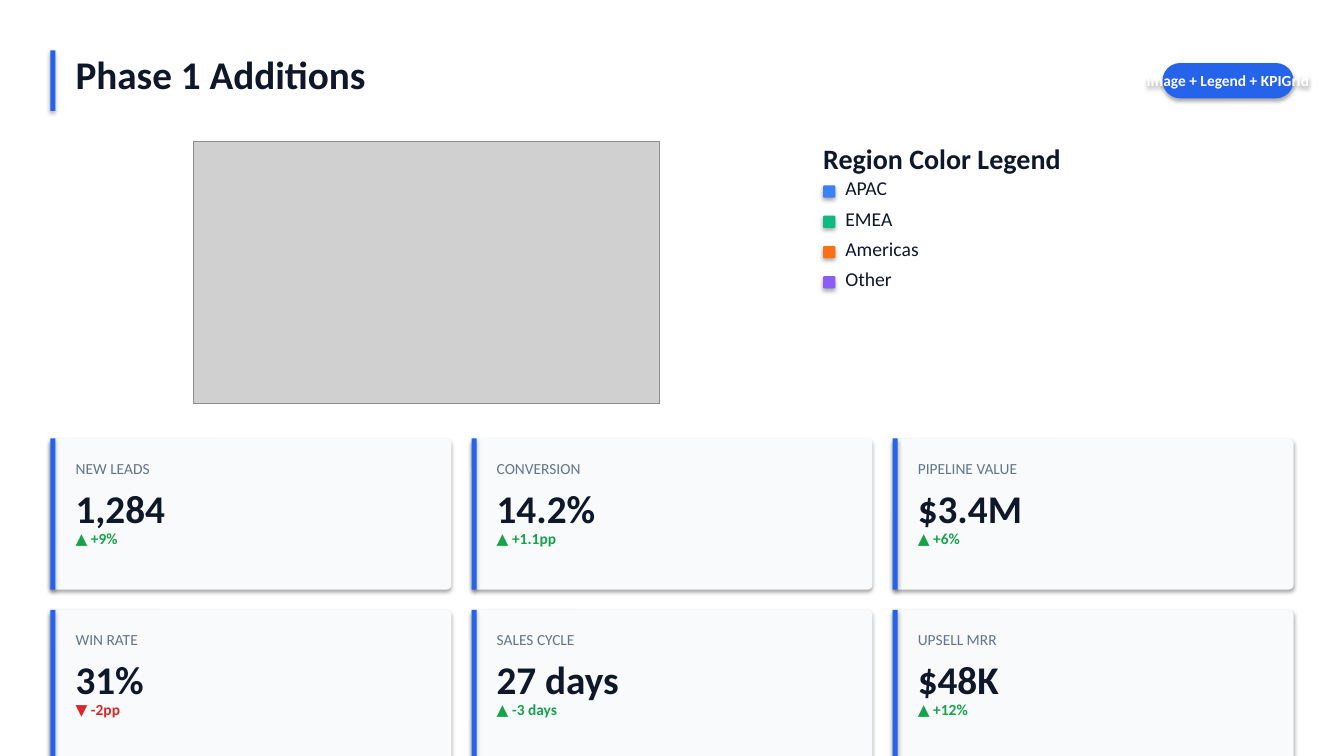
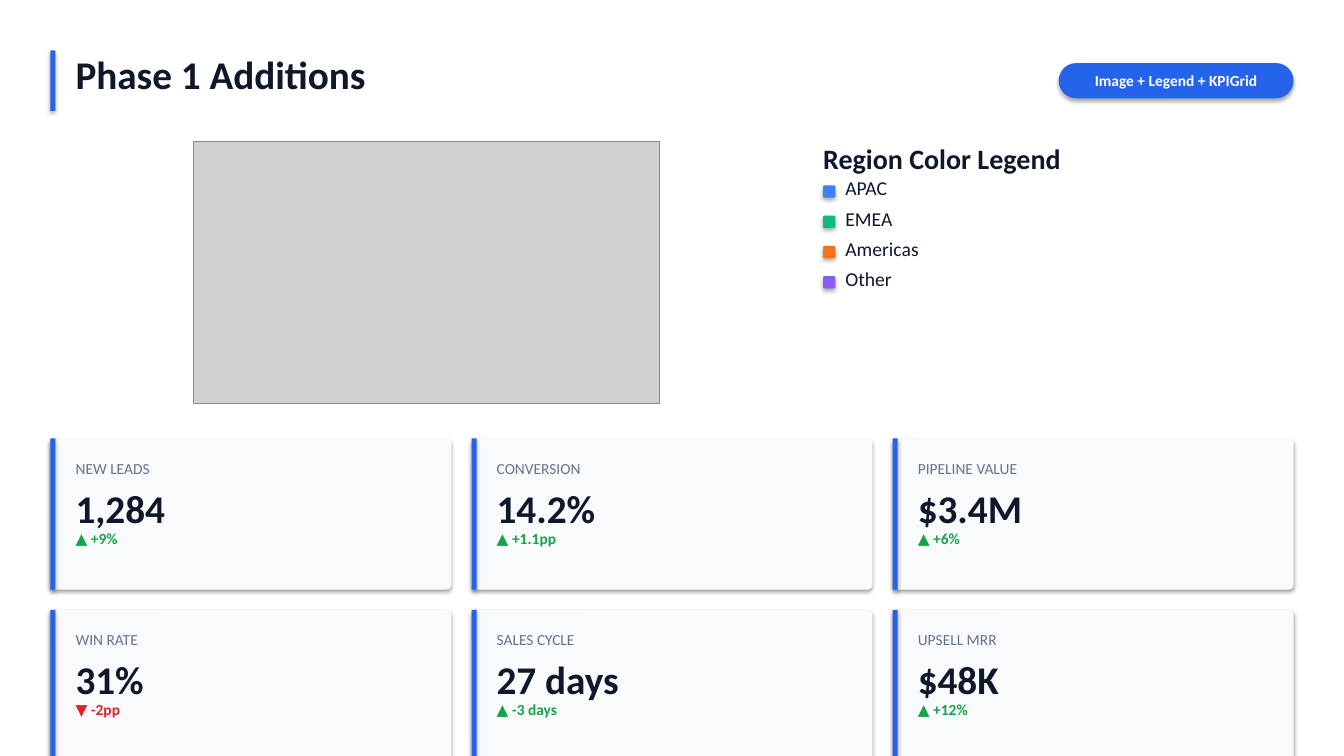
Before and after one commit to lhuasheng/PowerpointComponents, a slide deck: slide 10 of examples/demo_light.pptx. Drawn at 1344x756 pixels with LibreOffice and Linux fonts; fonts in the diff are those of the drawing; grey boxes stand for pictures. Boxes give left, top, right and bottom in pixels: in the first picture for what was removed or moved away, otherwise in the second. Text is boxed around its words. In the diff, an @@ line names an element or a change of style, - is before the commit and + after.

```diff
--- a/examples/demo_light.pptx
+++ b/examples/demo_light.pptx
@@ rounded rectangle "Image + Legend + KPIGrid" resized from (x1=1163, y1=63, x2=1294, y2=98) to (x1=1059, y1=63, x2=1294, y2=98) @@
```
Also in this commit, not shown: 3 other slides changed, 3 other files.
